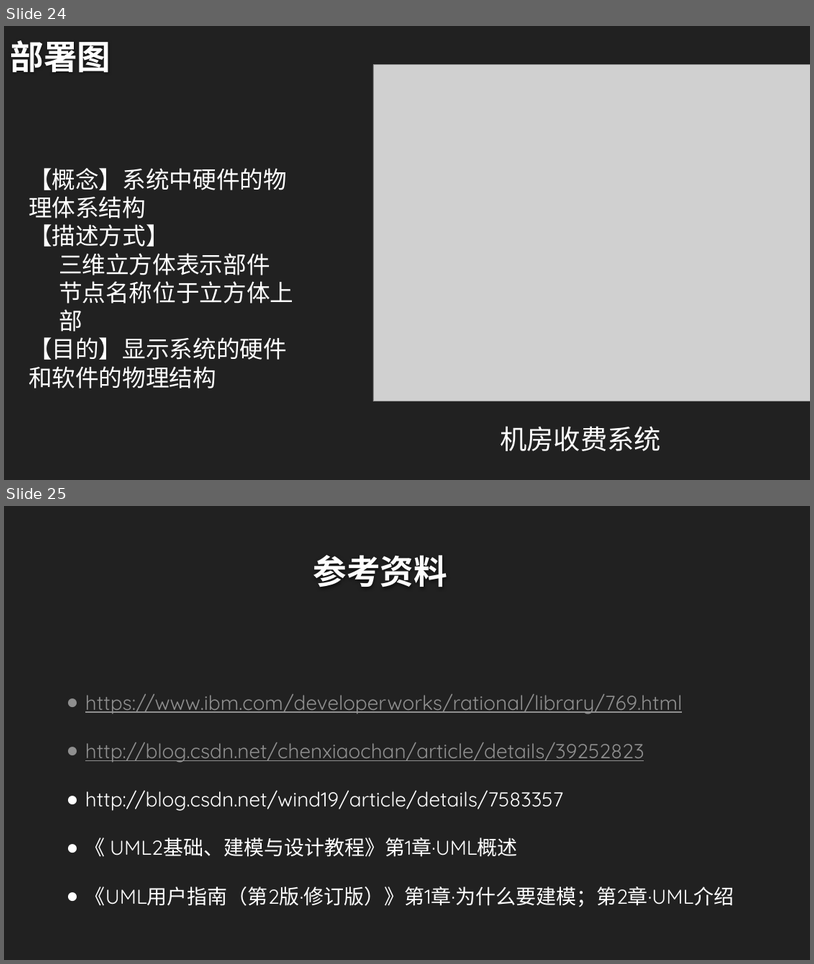
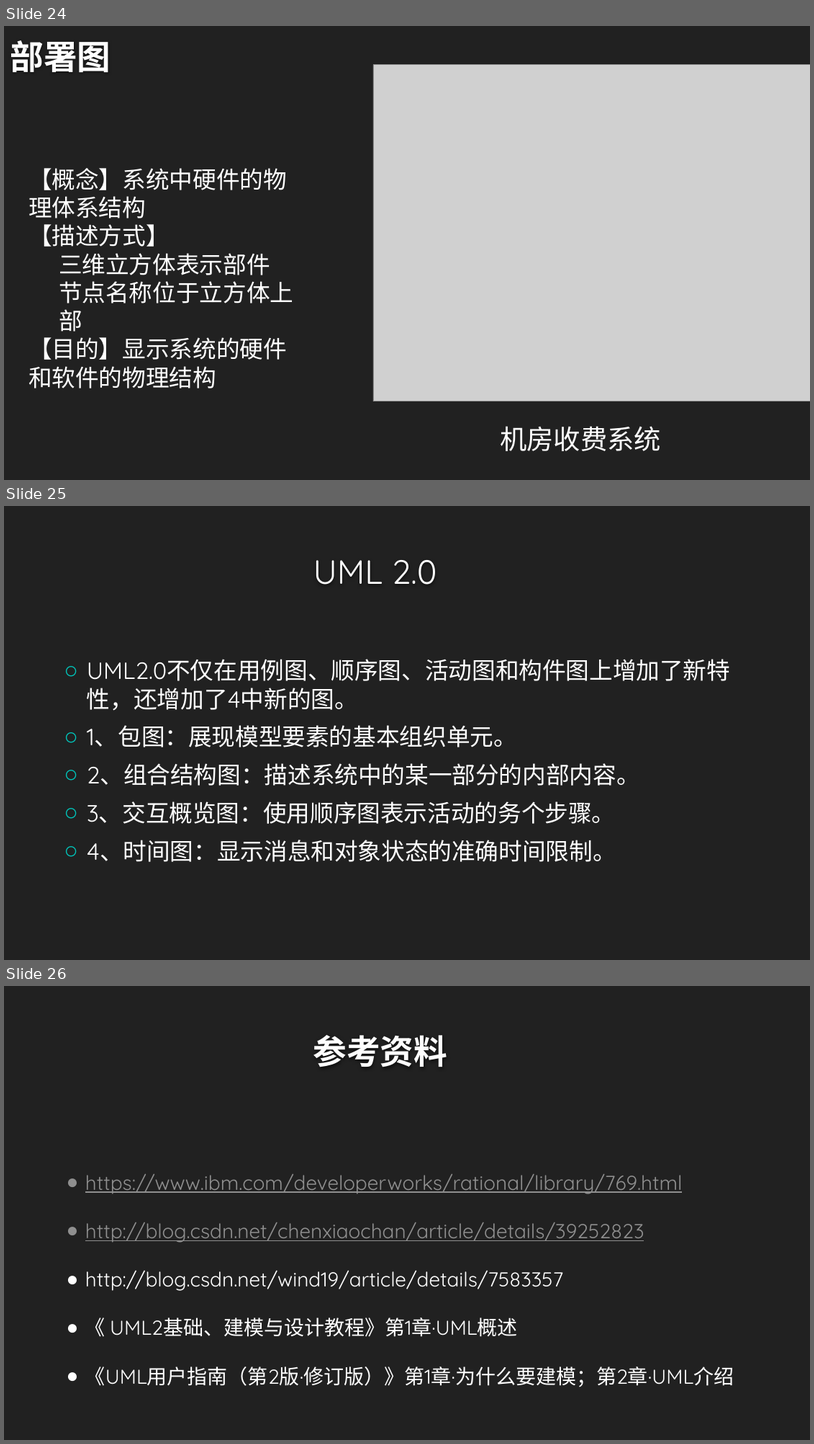
Before and after one commit to twn422/PRD2017, a slide deck: PRD-2017-G24/STW/非受控文件/翻转课堂作业/UML概述/UML概述.pptx. Shown one above the other, each under a label of ours: slides 24 and 25 before the commit, slides 24, 25 and 26 after it. The pictures are 814x964 and 814x1444 pixels, drawn with LibreOffice and Linux fonts; fonts in the diff are those of the drawing; grey boxes stand for pictures; background and template pictures are left out. Boxes give left, top, right and bottom in pixels: in the first picture for what was removed or moved away, otherwise in the second. Text is boxed around its words. In the diff, an @@ line names an element or a change of style, - is before the commit and + after.

```diff
--- a/PRD-2017-G24/STW/非受控文件/翻转课堂作业/UML概述/UML概述.pptx
+++ b/PRD-2017-G24/STW/非受控文件/翻转课堂作业/UML概述/UML概述.pptx
@@ slide 25 added at [4,506,810,960], background #212121 @@
@@ title added at [314,560,437,584], 40 pt, text #FEFEFE @@
+UML 2.0
@@ text added at [87,659,730,862], 28 pt, text #FFFFFF @@
+○ UML2.0不仅在用例图、顺序图、活动图和构件图上增加了新特性，还增加了4中新的图。
+○ 1、包图：展现模型要素的基本组织单元。
+○ 2、组合结构图：描述系统中的某一部分的内部内容。
+○ 3、交互概览图：使用顺序图表示活动的务个步骤。
+○ 4、时间图：显示消息和对象状态的准确时间限制。
@@ what was slide 25 is now slide 26 @@
```
Also in this commit, not shown: 2 slides changed, 1 other file.
